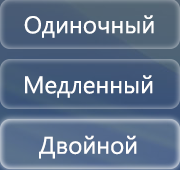
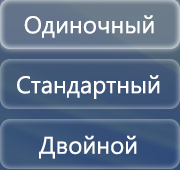
Layer changes from the first (180, 170) image to the second:
renamed "Медленный" to "Стандартный", painted on it over [17,75,160,99]
